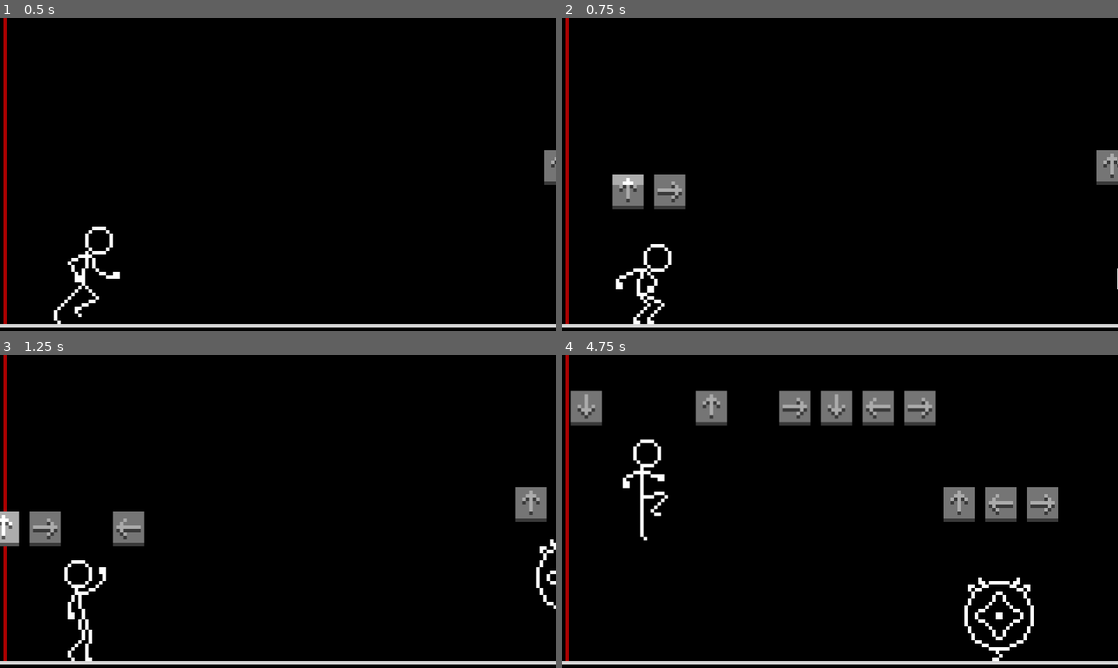
Above: before the commit, frames 1-4 (two rows, left to right).
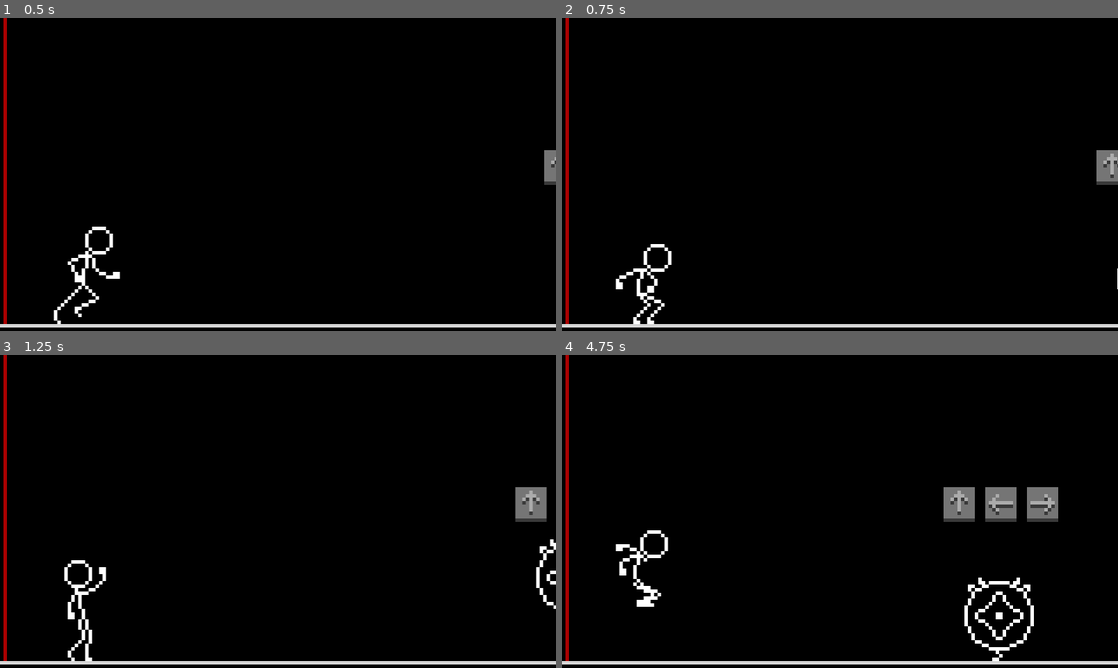
Above: after the commit, the same moments.

Repository: rocketCarlos/JumpingStickman
Game: Godot game, scene res://scenes/main.tscn
Same seed, same stepped clock (60 frames per second), same inputs: the game is played once before the commit and once after it.
Inputs:
- Up to frame 1 (0.5 s): no input
- Up to frame 2 (0.75 s): hold Up (uppercut) from 0.53 s (still down); tap Right (front_kick) at 0.6 s
- Up to frame 3 (1.25 s): keep holding Up (uppercut); tap Space (jump) at 0.77, 1.07 s; tap Left (spin_kick) at 0.8 s
- Up to frame 4 (4.75 s): release Up (uppercut) at 1.28 s; hold Down (downwards_punch) 1.28-2.03 s; tap Left (spin_kick) at 1.35, 3.05, 3.6 s; tap Space (jump) at 1.52, 1.55, 1.82, 2.1, 3.02, 3.32, 3.77, 3.8, 4.07, 4.52 s; hold Up (uppercut) 2.03-3.53 s; tap Right (front_kick) at 2.3, 2.85, 4.35 s; hold Down (downwards_punch) from 3.53 s (still down)

Frame 1 is identical in both runs. In frame 2, 1.3% of the frame differs, in the area x 9-23%, y 50-62%; in frame 3, 1.7%; in frame 4, 5.1%, in the area x 1-68%, y 11-81%.

Commit message:
refactor wip

Diff:
--- a/globals/globals.gd
+++ b/globals/globals.gd
@@ -5,6 +5,7 @@
 	SPIN_KICK,
 	UPPERCUT,
 	DOWNWARDS_PUNCH,
+	JUMP
 }
 
 # current combo that defeats the enemy
--- a/scenes/player.tscn
+++ b/scenes/player.tscn
@@ -407,15 +407,13 @@
 
 [node name="AnimatedSprite2D" type="AnimatedSprite2D" parent="."]
 sprite_frames = SubResource("SpriteFrames_t4ntt")
-animation = &"downwards_punch"
+animation = &"jump"
 autoplay = "run"
 
 [node name="CollisionShape2D" type="CollisionShape2D" parent="."]
 position = Vector2(0, 3.5)
 shape = SubResource("RectangleShape2D_hw57j")
 
-[node name="Node2D" type="Node2D" parent="."]
-
 [node name="ComboTimer" type="Timer" parent="."]
 wait_time = 0.3
 one_shot = true
@@ -424,4 +422,5 @@
 position = Vector2(0, -21)
 
 [connection signal="area_entered" from="." to="." method="_on_area_entered"]
+[connection signal="animation_finished" from="AnimatedSprite2D" to="." method="_on_animated_sprite_2d_animation_finished"]
 [connection signal="timeout" from="ComboTimer" to="." method="_on_combo_timer_timeout"]
--- a/scripts/player.gd
+++ b/scripts/player.gd
@@ -13,17 +13,17 @@
 combo building:
 	when an action is performed, it is added to the combo array. Once the animation is finished,
 	the combo timer starts. If another one is executed before it timeouts, the action is considered
-	"in combo" with the previous one and thus, added to the combo array. A combo stops if one of
+	'in combo' with the previous one and thus, added to the combo array. A combo stops if one of
 	the following happens:
 		1. The combo matches the combo from an enemy. Therefore, the enemy is deleted and the combo
 		array reseted.
 		2. There is no input before the combo timer timeouts. The combo array is reseted and the
 		player loses the combo streak
-	Once the "hit frame" of an animation is reached, the combo is checked with the enemy.
-'''
-
-'''
-evaluate idea: some mech to "cancel" the action queue so player doesn't have to wait until all
+	Once the 'hit frame' of an animation is reached, the combo is checked with the enemy.
+'''
+
+'''
+evaluate idea: some mech to 'cancel' the action queue so player doesn't have to wait until all
 animations are ended to start building up the combo again
 '''
 
@@ -34,37 +34,10 @@
 @onready var arrow_holder = $ArrowHolder
 #endregion
 
-#region states
-enum states {
-	DEFAULT, # when running
-	JUMP,
-	FRONT_KICK,
-	SPIN_KICK,
-	UPPERCUT,
-	DOWNWARDS_PUNCH,
-	ACCEPT_QUEUE, # when actions are recorded while an animation is being played
-	DEAD, # when game over
-}
-
-enum combo_status {
-	CORRECT,
-	INCORRECT,
-	PARTIAL
-}
-
-var current_state = states.DEFAULT
-#endregion
-
 #region constants
 # distance from the floor at which jumps can be registered and performed
 const JUMP_THRESHOLD: float = 5.0
 
-# ideally, the time that all animations take to finish (in seconds)
-const ANIMATION_DURATION: float = 0.875
-# amount of time before the end of an action at which we start stacking actions to be executed at
-# the end of the current action (in seconds)
-const INPUT_THRESHOLD: float = 0.4
-
 @export var arrow_scene: PackedScene
 const ARROW_FPS: float = 19
 
@@ -78,12 +51,14 @@
 var gravity_tween: Tween
 var jump_tween: Tween
 
-var action_queue: Array = []
-
+# Actions waiting to be executed
+var action_queue: Array[Globals.actions] = []
 # Variables for combo management
 var current_combo: Array[Globals.actions] = [] # holds the current combo values
-# the state associated with the animation that is currently being played
-var playing_action: states = states.DEFAULT
+# True if playing an action animation at the moment
+var playing_action: bool = false
+# True if the combo succeeded to avoid more action inputs
+var combo_locked: bool = false
 #endregion
 
 #region ready and process
@@ -93,115 +68,53 @@
 	#Engine.time_scale = 0.25
 
 func _process(delta: float) -> void:
-	match current_state:
-		states.DEFAULT:
-			'''
-			State default:
-				there is no action being performed, user can input a new action or one will be
-				picked from the action stack (if any)
-				manages animation between falling and running
-			'''
-			# ----------------------------
-			# handle gravity and jumping
-			# ----------------------------
-			if position.y == FLOOR_LEVEL:
-				if animation.animation != "run":
-					animation.play("run")
-
-			# ----------------------------
-			# handle actions
-			# ----------------------------
-			# if there are actions in the action stack, take the newest one and clear the stack
-			# if there's another action registered this frame, it is used, as it would be the newest one
-			if action_queue.size() > 0:
-				current_state = action_queue[0]
-				action_queue.pop_front()
-			# jump: player can jump if close enough to the floor
-			elif Input.is_action_just_pressed("jump") and abs(position.y - FLOOR_LEVEL) < JUMP_THRESHOLD:
-				current_state = states.JUMP
-			# front kick
-			elif Input.is_action_just_pressed("front_kick"):
-				current_state = states.FRONT_KICK
-			# spin kick
-			elif Input.is_action_just_pressed("spin_kick"):
-				current_state = states.SPIN_KICK
-			# downwards punch
-			elif Input.is_action_just_pressed("downwards_punch"):
-				current_state = states.DOWNWARDS_PUNCH
-			# uppercut
-			elif Input.is_action_just_pressed("uppercut"):
-				current_state = states.UPPERCUT
-
-
-		states.ACCEPT_QUEUE:
-			'''
-			State accept queue:
-				Registers actions and places them in the queue while an animation is being played.
-				When the state goes back to default, which will happen when the currently playing
-				animation ends, the queue is checked to execute another action
-
-				this state also checks if the combo matches the enemy's combo and clears the queue
-				if the combo matches
-			'''
-			if animation.frame == get_hit_frame(playing_action) and current_combo.size() == arrow_holder.arrow_array.size():
-				if check_combo() != combo_status.PARTIAL:
-					action_queue.clear()
-
-			# jump: player can jump if close enough to the floor
-			if Input.is_action_just_pressed("jump") and abs(position.y - FLOOR_LEVEL) < JUMP_THRESHOLD:
-				action_queue.append(states.JUMP)
-				add_arrow(states.JUMP, "static")
-			# front kick
-			elif Input.is_action_just_pressed("front_kick"):
-				action_queue.append(states.FRONT_KICK)
-				add_arrow(states.FRONT_KICK, "static")
-			# spin kick
-			elif Input.is_action_just_pressed("spin_kick"):
-				action_queue.append(states.SPIN_KICK)
-				add_arrow(states.SPIN_KICK, "static")
-			# downwards punch
-			elif Input.is_action_just_pressed("downwards_punch"):
-				action_queue.append(states.DOWNWARDS_PUNCH)
-				add_arrow(states.DOWNWARDS_PUNCH, "static")
-			# uppercut
-			elif Input.is_action_just_pressed("uppercut"):
-				action_queue.append(states.UPPERCUT)
-				add_arrow(states.UPPERCUT, "static")
-
-		states.JUMP:
-			# perform the jump in the correct frame
-			if animation.animation == "jump":
-				if animation.frame == 2:
-					# tween for jump
-					jump_tween = get_tree().create_tween().set_trans(Tween.TRANS_CIRC).set_ease(Tween.EASE_OUT)
-					jump_tween.tween_property(self, "position", Vector2(position.x, JUMP_LEVEL), 0.25)
-					# we change to default state to be able to interrupt the jump animation
-					current_state = states.DEFAULT
-					await jump_tween.finished
-					resume_gravity()
-			# play jump animation if not already playing
-			else:
-				animation.play("jump")
-
-		# -------------------------------------
-		# match for action states
-		# -------------------------------------
-		states.FRONT_KICK, states.SPIN_KICK, states.UPPERCUT, states.DOWNWARDS_PUNCH:
-			playing_action = current_state
-			add_combo()
-			animation.play(get_action_string(current_state))
+	# -- Action input procesing --
+	if not combo_locked:
+		# jump: player can jump if close enough to the floor
+		if Input.is_action_just_pressed('jump') and abs(position.y - FLOOR_LEVEL) < JUMP_THRESHOLD:
+			action_queue.push_back(Globals.actions.JUMP)
+		# front kick
+		elif Input.is_action_just_pressed('front_kick'):
+			action_queue.push_back(Globals.actions.FRONT_KICK)
+		# spin kick
+		elif Input.is_action_just_pressed('spin_kick'):
+			action_queue.push_back(Globals.actions.SPIN_KICK)
+		# downwards punch
+		elif Input.is_action_just_pressed('downwards_punch'):
+			action_queue.push_back(Globals.actions.DOWNWARDS_PUNCH)
+		# uppercut
+		elif Input.is_action_just_pressed('uppercut'):
+			action_queue.push_back(Globals.actions.UPPERCUT)
+
+	# -- Action animations management --
+	if action_queue.size() > 0:
+		print(action_queue)
+	if not playing_action and action_queue.size() > 0:
+		var next_action = action_queue.pop_front()
+		animation.play(get_action_string(next_action))
+		playing_action = true
+		if next_action != Globals.actions.JUMP:
+			print('stopping things')
 			stop_jump()
 			stop_gravity()
-			current_state = states.ACCEPT_QUEUE
-			# return to the default status when the animation is finished
-			await animation.animation_finished
-			resume_gravity()
-			start_combo()
-			current_state = states.DEFAULT
+	elif animation.animation == 'jump' and animation.frame == 2:
+		# jump logic in a function to avoid using await inside _process
+		jump()
 
 #endregion
 
 #region utility functions
+func jump() -> void:
+	stop_jump()
+	# tween for jump
+	jump_tween = get_tree().create_tween().set_trans(Tween.TRANS_CIRC).set_ease(Tween.EASE_OUT)
+	jump_tween.tween_property(self, 'position', Vector2(position.x, JUMP_LEVEL), 0.25)
+	# set to false to enable animation cancel while jumping
+	playing_action = false
+	await jump_tween.finished
+	jump_tween = null
+	resume_gravity()
+
 func resume_gravity() -> void:
 	# the falling time will be greater the higher the player is from the ground
 	# if player is at JUMP_LEVEL (highest possible), the falling time is 0.5 seconds and that times
@@ -209,13 +122,14 @@
 	var falling_time = (position.y - abs(FLOOR_LEVEL)) / (2.0 * (abs(JUMP_LEVEL) - abs(FLOOR_LEVEL)))
 
 	if falling_time > 0:
-		if animation.animation != "fall":
-			animation.play("fall")
+		if animation.animation != 'fall':
+			animation.play('fall')
 
 		gravity_tween = get_tree().create_tween().set_trans(Tween.TRANS_EXPO).set_ease(Tween.EASE_IN)
-		gravity_tween.tween_property(self, "position", Vector2(position.x, FLOOR_LEVEL), falling_time)
+		gravity_tween.tween_property(self, 'position', Vector2(position.x, FLOOR_LEVEL), falling_time)
 
 		await gravity_tween.finished
+		animation.play('run')
 		gravity_tween = null
 
 
@@ -225,38 +139,13 @@
 		jump_tween = null
 
 func stop_gravity() -> void:
+	print('stop grav')
 	if gravity_tween:
 		gravity_tween.kill()
 		gravity_tween = null
 
 
-func start_combo() -> void:
-	combo_timer.start()
-
-func add_combo() -> void:
-	# add the action to the combo
-	#if is_action(current_state):
-	combo_timer.stop()
-	match current_state:
-		states.FRONT_KICK:
-			current_combo.append(Globals.actions.FRONT_KICK)
-		states.SPIN_KICK:
-			current_combo.append(Globals.actions.SPIN_KICK)
-		states.UPPERCUT:
-			current_combo.append(Globals.actions.UPPERCUT)
-		states.DOWNWARDS_PUNCH:
-			current_combo.append(Globals.actions.DOWNWARDS_PUNCH)
-
-	# check whether to add a new arrow or play an existing arrow
-	if current_combo.size() > arrow_holder.arrow_array.size():
-		add_arrow(current_state, "dynamic")
-	else:
-		var i = current_combo.size() - 1
-		arrow_holder.arrow_array[i].update_arrow(arrow_holder.arrow_array[i].fps, arrow_holder.arrow_array[i].direction, "dynamic")
-
-	print("action added to combo. Current combo: ", current_combo)
-
-func add_arrow(st: states, type: String):
+func add_arrow(st: Globals.actions, type: String):
 	var arrow = arrow_scene.instantiate()
 	arrow.direction = get_arrow_string(st)
 	arrow.type = type
@@ -265,69 +154,50 @@
 
 	arrow_holder.set_arrows()
 
-func check_combo() -> combo_status:
-	# first, check if the combo matches the enemy's combo
-	if current_combo == Globals.enemy_combo:
-		# manage "combo accepted"
-		print("matching combo: ",current_combo)
-		current_combo = []
-		arrow_holder.clear()
-		combo_timer.stop()
-		Globals.combo_succeeded.emit()
-
-		var attack = attack_scene.instantiate()
-		attack.global_position.x = global_position.x + 5
-		attack.global_position.y = global_position.y
-		add_sibling(attack)
-
-		return combo_status.CORRECT
-	else:
-		for i in len(current_combo):
-			if current_combo[i] != Globals.enemy_combo[i]:
-				return combo_status.INCORRECT
-
-		return combo_status.PARTIAL
+
 
 
 
 # returns the string associated to the animation for the passed state
-func get_action_string(state: states) -> String:
-	match state:
-		states.FRONT_KICK:
-			return "front_kick"
-		states.SPIN_KICK:
-			return "spin_kick"
-		states.UPPERCUT:
-			return "uppercut"
-		states.DOWNWARDS_PUNCH:
-			return "downwards_punch"
+func get_action_string(attack: Globals.actions) -> String:
+	match attack:
+		Globals.actions.FRONT_KICK:
+			return 'front_kick'
+		Globals.actions.SPIN_KICK:
+			return 'spin_kick'
+		Globals.actions.UPPERCUT:
+			return 'uppercut'
+		Globals.actions.DOWNWARDS_PUNCH:
+			return 'downwards_punch'
+		Globals.actions.JUMP:
+			return 'jump'
 		_:
-			return ""
+			return ''
 
 # returns the string associated to the arrow direction that triggers the action
-func get_arrow_string(a: states) -> String:
-	match a:
-		states.FRONT_KICK:
-			return "right"
-		states.SPIN_KICK:
-			return "left"
-		states.UPPERCUT:
-			return "up"
-		states.DOWNWARDS_PUNCH:
-			return "down"
+func get_arrow_string(attack: Globals.actions) -> String:
+	match attack:
+		Globals.actions.FRONT_KICK:
+			return 'right'
+		Globals.actions.SPIN_KICK:
+			return 'left'
+		Globals.actions.UPPERCUT:
+			return 'up'
+		Globals.actions.DOWNWARDS_PUNCH:
+			return 'down'
 		_:
-			return ""
+			return ''
 
 # given the current action, returns the animation frame at which the combo is emmited
-func get_hit_frame(st: states) -> int:
-	match st:
-		states.FRONT_KICK:
+func get_hit_frame(attack: Globals.actions) -> int:
+	match attack:
+		Globals.actions.FRONT_KICK:
 			return 5
-		states.SPIN_KICK:
+		Globals.actions.SPIN_KICK:
 			return 7
-		states.UPPERCUT:
+		Globals.actions.UPPERCUT:
 			return 5
-		states.DOWNWARDS_PUNCH:
+		Globals.actions.DOWNWARDS_PUNCH:
 			return 8
 		_:
 			return -1
@@ -337,7 +207,7 @@
 
 #region signal functions
 func _on_combo_timer_timeout() -> void:
-	print("timeout for combo. Last combo state: ", current_combo)
+	print('timeout for combo. Last combo state: ', current_combo)
 	current_combo = []
 	arrow_holder.clear()
 
@@ -345,3 +215,12 @@
 func _on_area_entered(area: Area2D) -> void:
 	pass # Replace with function body.
 #endregion
+
+
+func _on_animated_sprite_2d_animation_finished() -> void:
+	if animation.animation != 'jump':
+		resume_gravity()
+	playing_action = false
+
+	if position.y == FLOOR_LEVEL:
+		animation.play('run')
